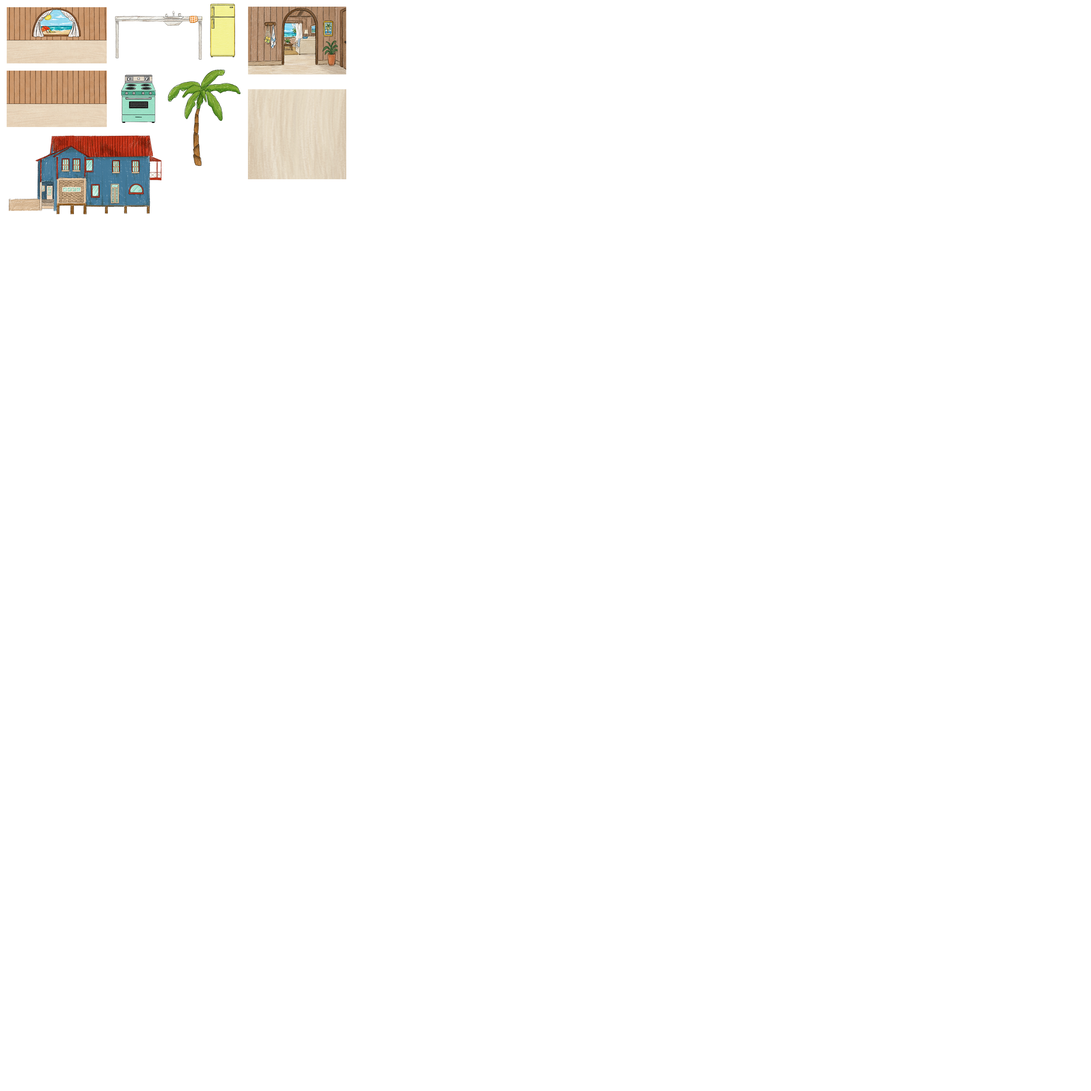
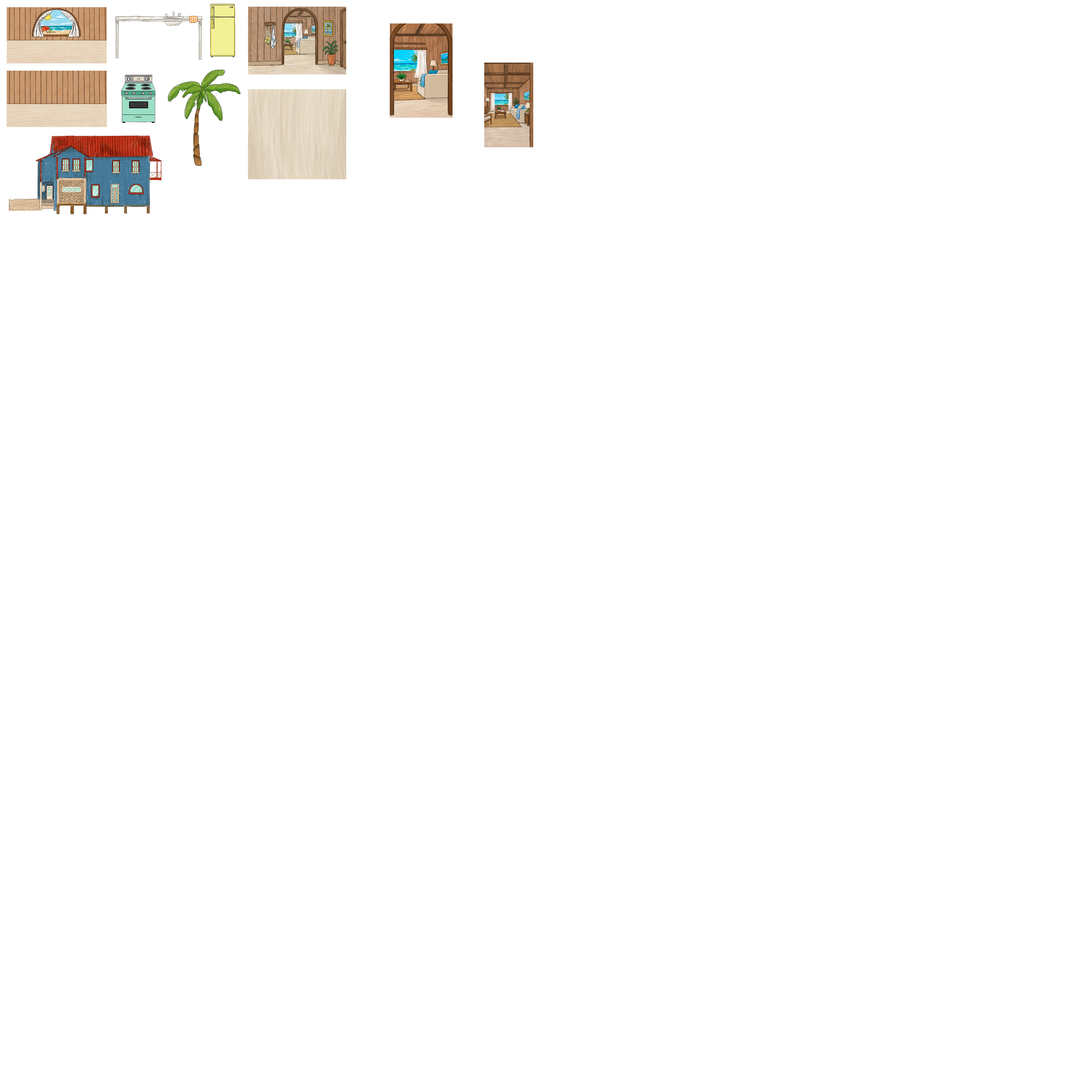
Before/after of a (1091, 1091) layered artwork. What changed in the layer stack:
added layer "Vista sala puerta entrada" above "Vista sala cocina" over [484, 62, 534, 148]
added layer "Vista sala cocina" above "Pared" over [389, 23, 453, 118]
